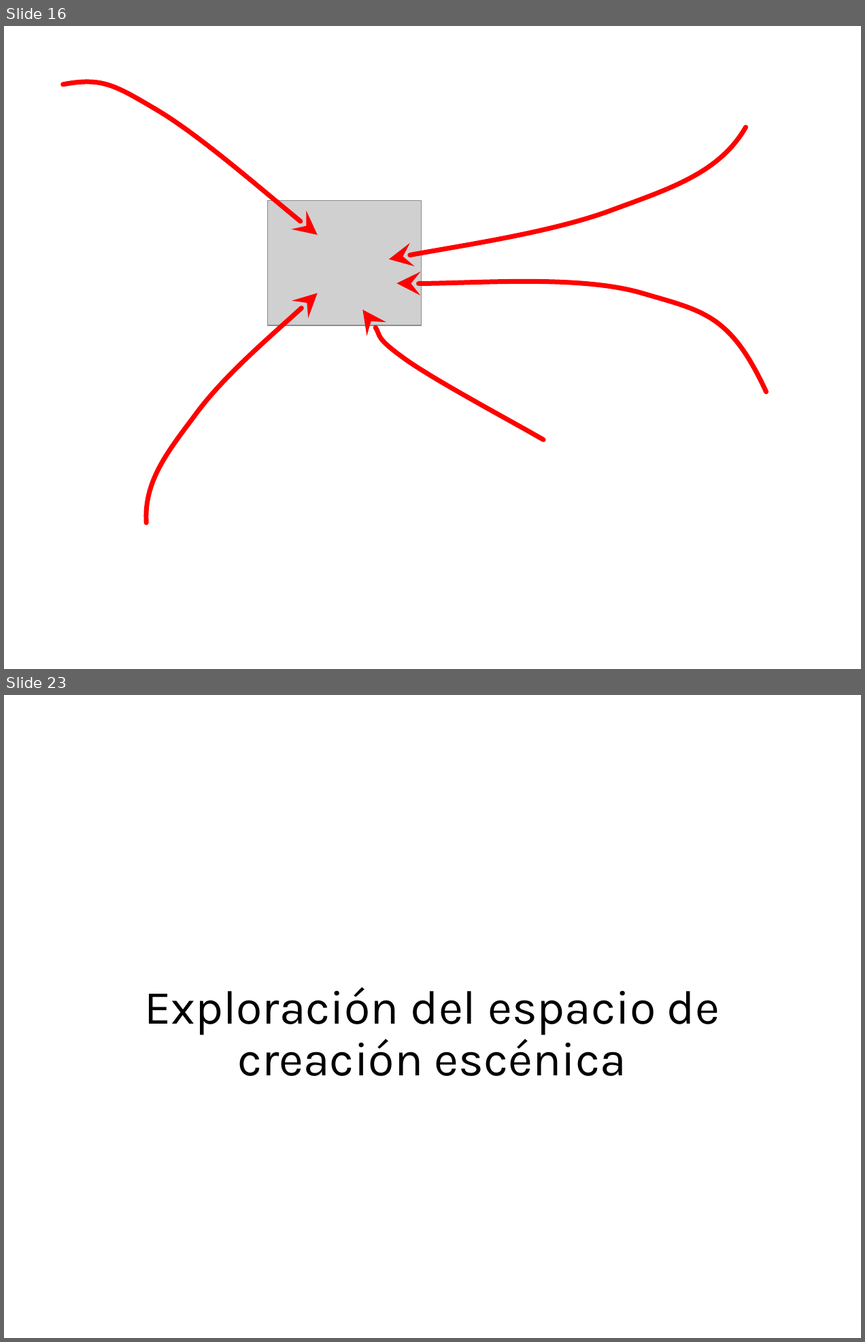
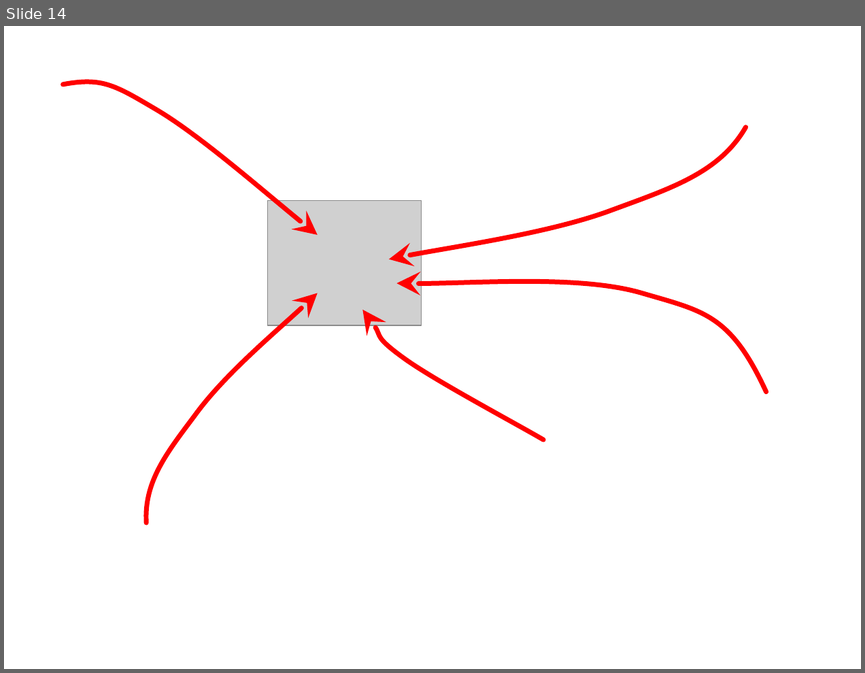
Before and after one commit to adapar-presentations/coloquio-3, a slide deck: powerpoint/tres-lemas.pptx. Shown one above the other, each under a label of ours: slides 16 and 23 before the commit, slide 14 after it; the slides between them are not shown. The pictures are 865x1342 and 865x673 pixels, drawn with LibreOffice and Linux fonts; fonts in the diff are those of the drawing; grey boxes stand for pictures. Boxes give left, top, right and bottom in pixels: in the first picture for what was removed or moved away, otherwise in the second. Text is boxed around its words. In the diff, an @@ line names an element or a change of style, - is before the commit and + after.

```diff
--- a/powerpoint/tres-lemas.pptx
+++ b/powerpoint/tres-lemas.pptx
@@ slide 23 removed at bbox=[4, 695, 861, 1338], background #FFFFFF @@
@@ title removed at bbox=[144, 987, 719, 1076] @@
-Exploración del espacio de creación escénica
@@ what was slide 16 is now slide 14 @@
```
Also in this commit, not shown: 4 slides changed, 11 slides added, 10 other slides removed.
